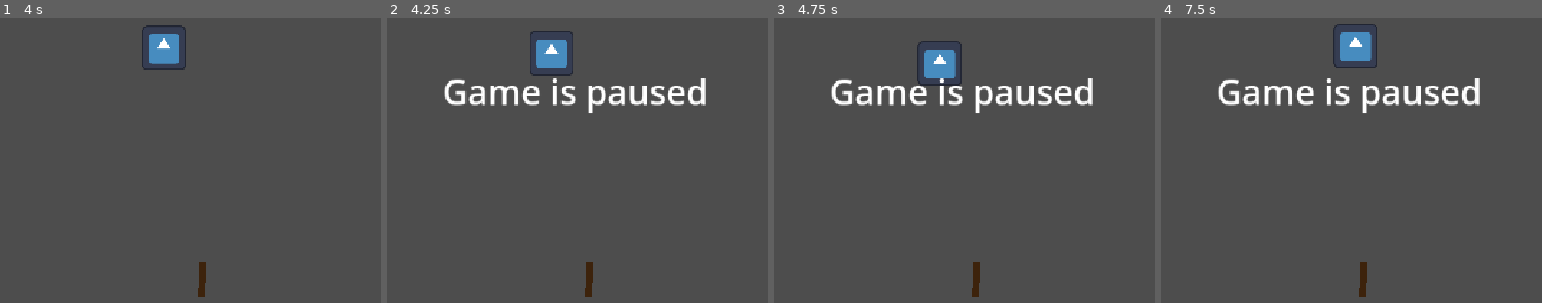
Above: before the commit, frames 1-4 (left to right).
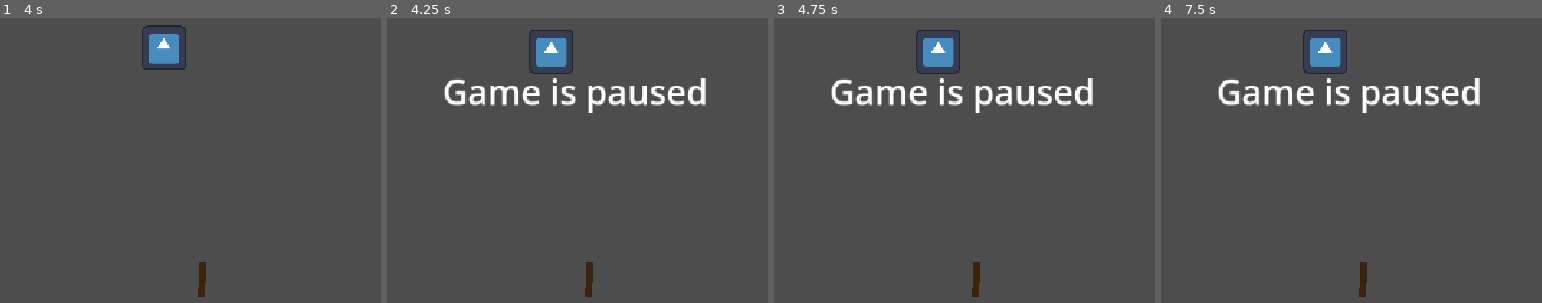
Above: after the commit, the same moments.

Repository: Xwilarg/StickAndBees
Game: Godot game, scene res://scenes/main.tscn
The game is run twice, just before and just after one commit, with the same random seed, the same clock (stepped at 60 frames per second) and the same inputs. The engine's default icon, where the game draws it, is replaced by a stand-in: a white triangle on a blue panel in a dark square.
Inputs (mouse positions are in pixels of both pictures, inside the frame that each line leads up to):
- Up to frame 1 (4 s): tap Enter at 0.5 s; move the mouse to (247, 103) at 0.52 s; click (247, 103) at 0.6 s; move the mouse to (163, 106) at 1.27 s; click (163, 106) at 1.35 s; move the mouse to (220, 97) at 2.02 s; click (220, 97) at 2.1 s; move the mouse to (190, 112) at 2.77 s; click (190, 112) at 2.85 s; move the mouse to (262, 109) at 3.52 s; click (262, 109) at 3.6 s
- Up to frame 2 (4.25 s): tap Escape (pause) at 4.15 s
- Up to frame 3 (4.75 s): move the mouse to (outside the picture) at 4.27 s; click (outside the picture) at 4.35 s
- Up to frame 4 (7.5 s): move the mouse to (1404, 106) at 5.02 s; click (1404, 106) at 5.1 s; move the mouse to (outside the picture) at 5.77 s; click (outside the picture) at 5.85 s; move the mouse to (1538, 83) at 6.52 s; click (1538, 83) at 6.6 s; move the mouse to (1202, 126) at 7.27 s; click (1202, 126) at 7.35 s

Frame 1 is identical in both runs. In frame 2, 0.4% of the frame differs, in the area x 37-49%, y 4-21%; in frame 3, 1.2%; in frame 4, 1.9%, in the area x 37-57%, y 2-20%.

Commit message:
Fix bee not pausing

Diff:
--- a/scripts/_autoload/game_manager.gd
+++ b/scripts/_autoload/game_manager.gd
@@ -24,3 +24,4 @@
 func go_to_shop(deviation: int):
 	GameManager.curr_state = GameManager.game_state.SHOP
 	Input.mouse_mode = Input.MOUSE_MODE_VISIBLE
+	print("won")
--- a/scripts/controller/bee.gd
+++ b/scripts/controller/bee.gd
@@ -5,7 +5,7 @@
 const speed = 5.0
 
 func _process(delta: float) -> void:
-	if GameManager.curr_state != GameManager.game_state.PLAYING and not GameManager.is_paused: return
+	if GameManager.curr_state != GameManager.game_state.PLAYING or GameManager.is_paused: return
 
 	timer -= delta
 	if timer <= 0:
--- a/scripts/controller/stick.gd
+++ b/scripts/controller/stick.gd
@@ -7,7 +7,7 @@
 const deg_to_rad = 0.01745
 
 func _process(delta: float) -> void:
-	if position.y < -5000:
+	if position.y < -5000 && abs(position.x) < 2.0:
 		GameManager.go_to_shop(deviation_x)
 
 func _unhandled_input(event):
